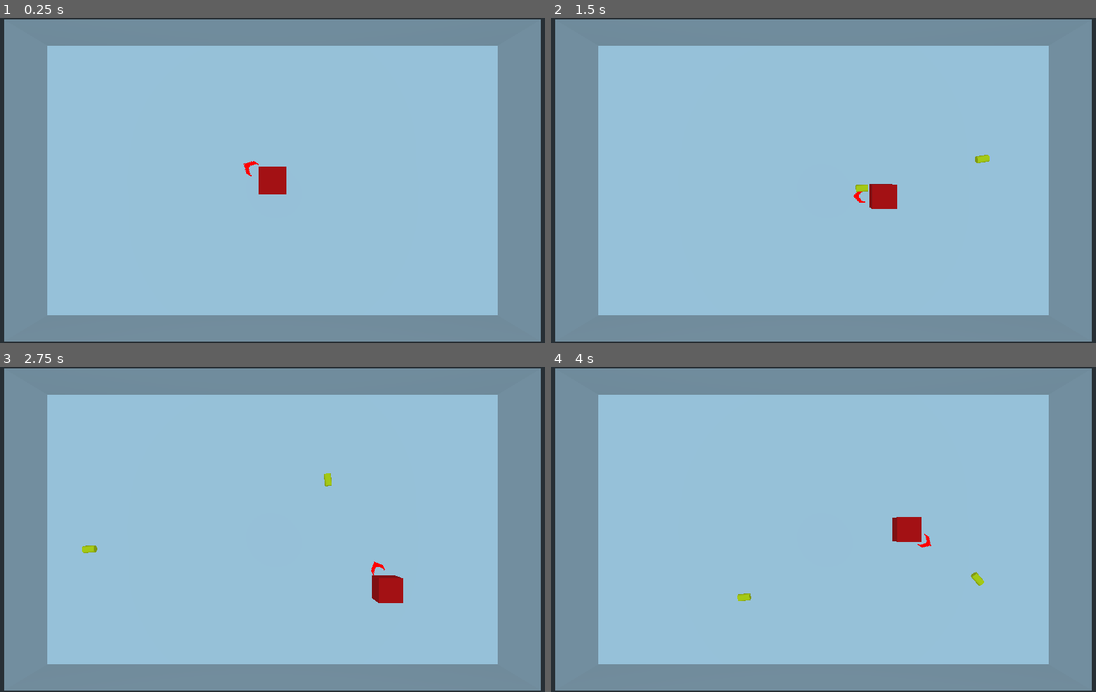
Above: before the commit, frames 1-4 (two rows, left to right).
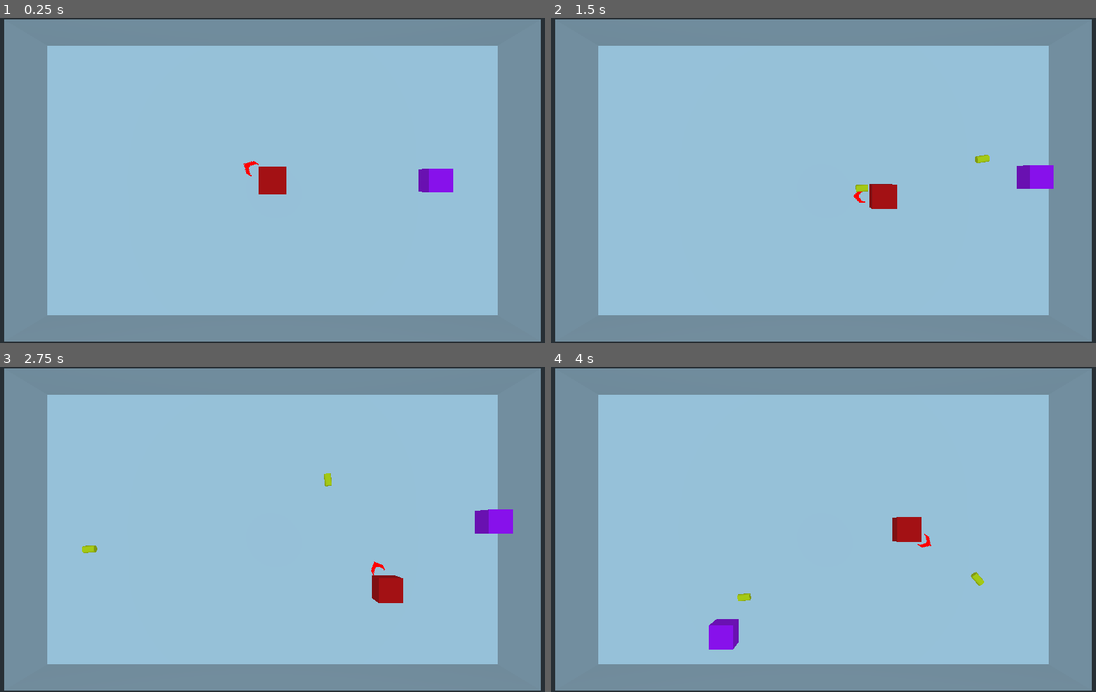
Above: after the commit, the same moments.

Repository: TheMistersJam/BulletHex
Game: Godot game, scene res://main.tscn
Same seed, same stepped clock (60 frames per second), same inputs: the game is played once before the commit and once after it.
Inputs (mouse positions are in pixels of both pictures, inside the frame that each line leads up to):
- Up to frame 1 (0.25 s): no input
- Up to frame 2 (1.5 s): tap Enter at 0.5 s; move the mouse to (943, 164) at 0.52 s; hold Right (ui_right) 0.53-1.28 s; click (943, 164) at 0.6 s; move the mouse to (714, 196) at 1.27 s; hold Down (ui_down) from 1.28 s (still down); click (714, 196) at 1.35 s
- Up to frame 3 (2.75 s): move the mouse to (327, 458) at 2.02 s; release Down (ui_down) at 2.03 s; hold Right (ui_right) from 2.03 s (still down); click (327, 458) at 2.1 s
- Up to frame 4 (4 s): move the mouse to (796, 594) at 2.77 s; release Right (ui_right) at 2.78 s; hold Up (ui_up) 2.78-3.53 s; click (796, 594) at 2.85 s; move the mouse to (992, 578) at 3.52 s; hold Left (ui_left) from 3.53 s (still down); click (992, 578) at 3.6 s

The runs differ from the first frame. In frame 1, 0.5% of the frame differs, in the area x 76-84%, y 46-54%; in frame 2, 0.5%; in frame 3, 0.5%, in the area x 87-95%, y 43-52%; in frame 4, 0.5%.

Commit message:
Uncommited enemy work from last meeting. Enemy barely functional now.

Diff:
--- a/Bullet.gd
+++ b/Bullet.gd
@@ -2,6 +2,7 @@
 
 
 const SPEED = 15
+var damage = 10
 
 # Called when the node enters the scene tree for the first time.
 func _ready():
@@ -18,4 +19,8 @@
 	var col = move_and_collide(moveVec)
 	if col:
 		if not col.collider.has_method("is_player"):
-			queue_free()
+			if col.collider.has_method("on_hit"):
+				col.collider.on_hit(damage)
+				queue_free()
+			else:
+				queue_free()
--- /dev/null
+++ b/Code/HUD.tscn
@@ -0,0 +1,5 @@
+[gd_scene format=2]
+
+[node name="Control" type="Control"]
+anchor_right = 1.0
+anchor_bottom = 1.0
--- /dev/null
+++ b/Enemy.gd
@@ -0,0 +1,69 @@
+extends KinematicBody
+
+var hp = 30
+var state = 0
+var speed = 100
+onready var tim = $Timer
+var pouncePos = Vector3()
+onready var player = get_tree().get_root().get_node("World/Player")
+
+func _ready():
+	pass
+
+func on_hit(damage):
+	hp -= damage
+	if hp <= 0:
+		#probably do something fancier than just deleting itself
+		#var world = get_tree().get_root().get_node("World")
+		#world.guy_dead()
+		#var dieSound
+		#if world.countdown <= 0:
+		#	dieSound = $Die2.duplicate()
+		#else:
+		#	dieSound = $Die1.duplicate()
+		#world.add_child(dieSound)
+		#dieSound.position = position
+		#dieSound.play()
+		queue_free()
+
+func _physics_process(delta):
+	#move_and_slide((pouncePos - position)* speed *delta)
+	var col = move_and_slide(pouncePos* speed *delta)
+
+func _on_Timer_timeout():
+	match state:
+		0:
+			#$Sprite.play("walk")
+			#anim.play("idle") #maybe should be walking
+			pouncePos = Vector3((randf()*2)-1, 0, (randf()*2)-1)
+			pouncePos = pouncePos.normalized()
+			speed = 500
+			state = 1
+			tim.set_wait_time((randf()*1) + 1)
+			tim.start()
+		1:
+			#$Sprite.play("default")
+			speed = 0
+			#anim.play("shake")
+			state = 2
+		2:
+			#$Sprite.play("walk")
+			#tw.interpolate_property(self, "speed", 0, SPEED_MAX, STATE_TIME, Tween.TRANS_QUART, Tween.EASE_IN_OUT)
+			speed = 5000
+			pouncePos = player.translation - translation
+			pouncePos.y = 0
+			pouncePos = pouncePos.normalized()
+			#tw.start()
+			#tim.stop()
+			#anim.play("pounce") #, -1, 0.7)
+			#$SoundAttack.play()
+			tim.set_wait_time(0.4)
+			tim.start()
+			state = 3
+		3:
+			#$Sprite.play("default")
+			speed = 0
+			#anim.play("idle")
+			tim.set_wait_time(0.5)
+			tim.start()
+			state = 0
--- /dev/null
+++ b/Enemy.tscn
@@ -0,0 +1,22 @@
+[gd_scene load_steps=4 format=2]
+
+[ext_resource path="res://Enemy.gd" type="Script" id=1]
+
+[sub_resource type="CylinderShape" id=1]
+
+[sub_resource type="SpatialMaterial" id=2]
+albedo_color = Color( 0.827451, 0, 1, 1 )
+
+[node name="Enemy" type="KinematicBody"]
+script = ExtResource( 1 )
+
+[node name="CollisionShape" type="CollisionShape" parent="."]
+shape = SubResource( 1 )
+
+[node name="CSGBox" type="CSGBox" parent="."]
+material = SubResource( 2 )
+
+[node name="Timer" type="Timer" parent="."]
+autostart = true
+
+[connection signal="timeout" from="Timer" to="." method="_on_Timer_timeout"]
--- a/main.tscn
+++ b/main.tscn
@@ -1,7 +1,8 @@
-[gd_scene load_steps=3 format=2]
+[gd_scene load_steps=4 format=2]
 
 [ext_resource path="res://Player.tscn" type="PackedScene" id=1]
 [ext_resource path="res://Assets/testlevel.glb" type="PackedScene" id=2]
+[ext_resource path="res://Enemy.tscn" type="PackedScene" id=3]
 
 [node name="World" type="Spatial"]
 
@@ -12,3 +13,6 @@
 fov = 50.0
 
 [node name="Player" parent="." instance=ExtResource( 1 )]
+
+[node name="Enemy" parent="." instance=ExtResource( 3 )]
+transform = Transform( 1, 0, 0, 0, 1, 0, 0, 0, 1, 14, 0, 0 )
Not shown, changed: .gitignore
